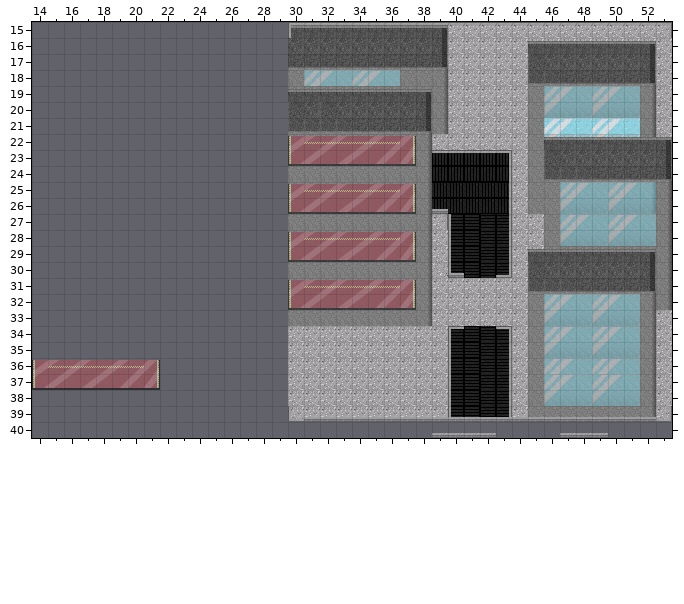
A Tiled map (JSON) gets an edit: main/resources/worlds/atwaldomar.json. The picture above is the old version.
Cells are 16x16 px. Shown: x 14..53, y 15..40.
New version:
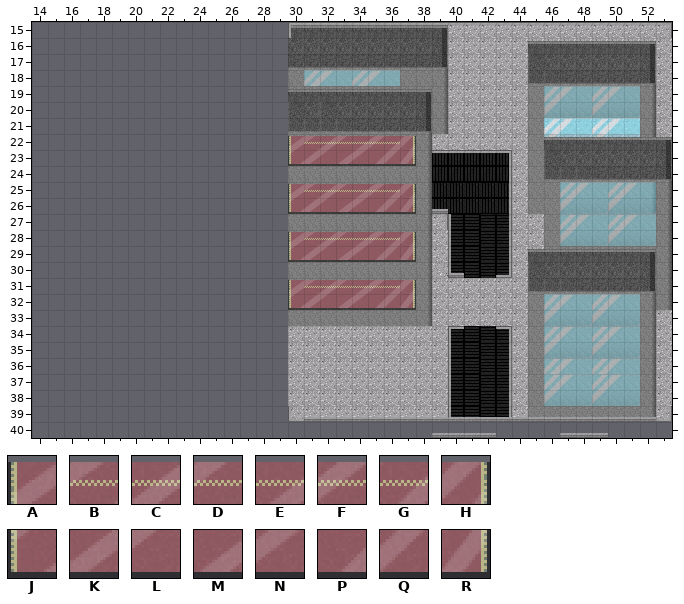
Key: from "outsidewindow_tilesheet": A 0, B 1, C 2, D 3, E 4, F 5, G 6, H 7, J 8, K 9, L 10, M 11, N 12, P 13, Q 14, R 15.
_ is an empty cell.
The commit says: Started scripting atwaldomarscene also made the map for it
The edit:
Layer "building":
y 36: x 14..21 ABCDEFGH -> ________
y 37: x 14..21 JKLMNPQR -> ________
Boxes around the changes in both pictures, in picture pixels (x1, y1, x2, y2):
removed: (32, 360, 160, 390)
